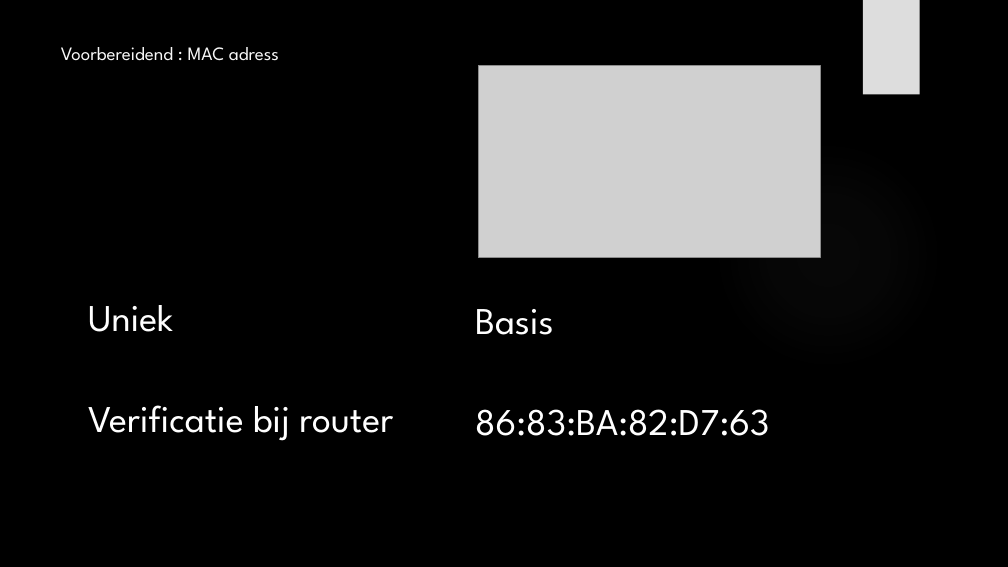
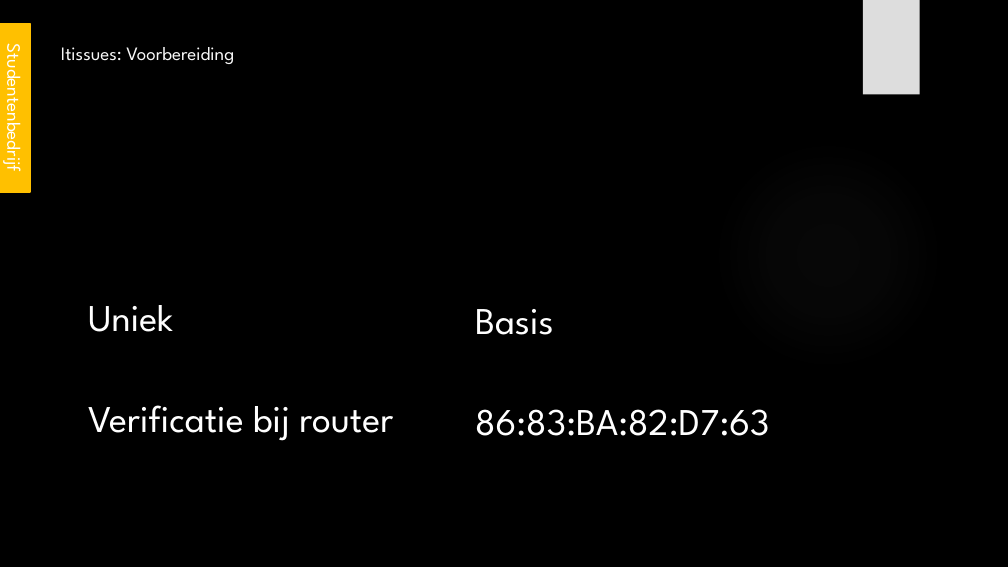
Before and after one commit to its-3ncrypt/Led_Cube_arduino, a slide deck: slide 3 of _Administratie/Presentatie GIP.pptx. Drawn at 1008x567 pixels with LibreOffice and Linux fonts; fonts in the diff are those of the drawing; grey boxes stand for pictures; background and template pictures are left out. Boxes give left, top, right and bottom in pixels: in the first picture for what was removed or moved away, otherwise in the second. Text is boxed around its words. In the diff, an @@ line names an element or a change of style, - is before the commit and + after.

```diff
--- a/_Administratie/Presentatie GIP.pptx
+++ b/_Administratie/Presentatie GIP.pptx
@@ rectangle added at (0, 24, 30, 192), fill #FFC000, outline #FFC000 1.5 pt, 18 pt, text #FFFFFF @@
+Studentenbedrijf
@@ title at (61, 47, 234, 64): text changed @@
-Voorbereidend : MAC adress
+Itissues: Voorbereiding
@@ picture removed at (479, 66, 820, 258) @@
```
Also in this commit, not shown: 1 other slide changed, 3 slides added, 2 slides removed, 3 other files.
